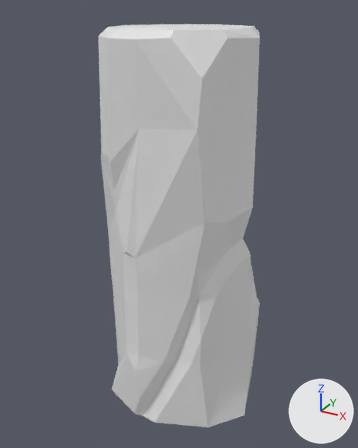
The FBX model Demon's Starway/Assets/Models/Columna3uds.FBX as it was, and as the next commit left it.
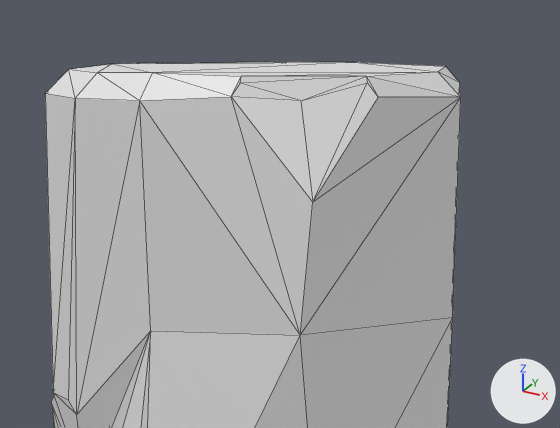
The first picture shows the older version from a 50 mm lens placed at (1.77, -3.19, 3.13), pointed at (0.01, 0.0, 1.53). The close-ups show both versions on the part from 23% to 83% of the width and 0% to 37% of the height of that picture. The axes (+X, +Y, +Z) are drawn at lower right. The lights are the same throughout. The close-ups show mesh edges as thin lines. Where no turn or scale is listed for an object, it has been applied to the vertices.
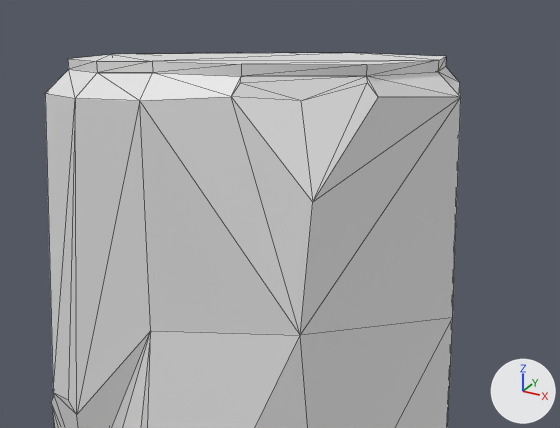
The newer file is also turned or shifted as a whole; pictures and numbers use the older file's frame.

Location of each change, (x1, y1, x2, y2) in pixels of the close-ups (560 x 428 px):
'Cesped001', added
    after: (68, 53, 446, 77)

The change, as a diff of the scene's bpy script:
```diff
--- a/Demon's Starway/Assets/Models/Columna3uds.FBX.py
+++ b/Demon's Starway/Assets/Models/Columna3uds.FBX.py
@@ me_mesh_001 @@
+me_mesh_001.from_pydata(...)  # 22 vertices, 40 faces; spans x -0.473..0.536, y -0.478..0.535, z 2.998..3.029
@@ ob_cesped001 @@
+ob_cesped001 = bpy.data.objects.new('Cesped001', me_mesh_001)
+ob_cesped001.location = (0.0, 0.0, 0.0)
```
